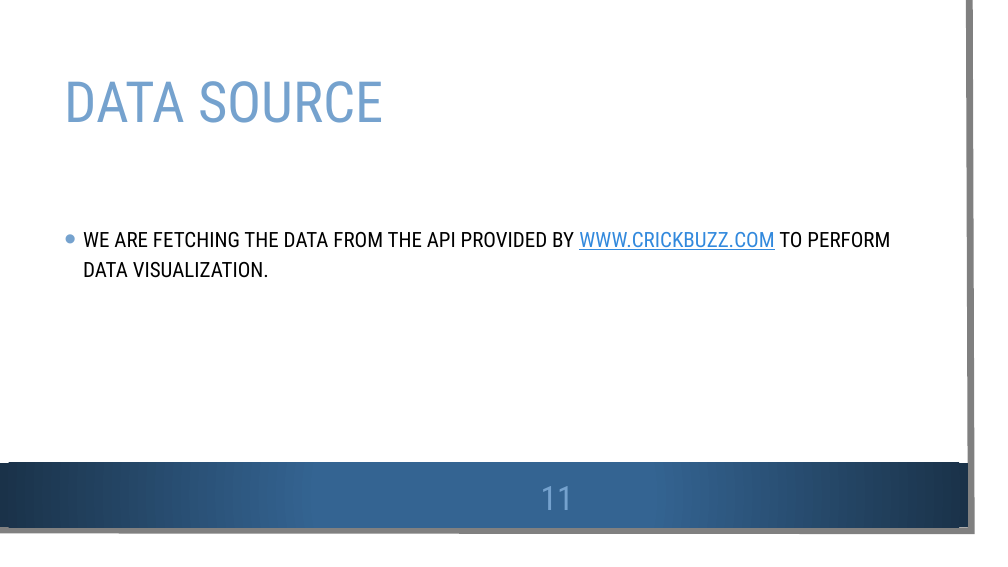
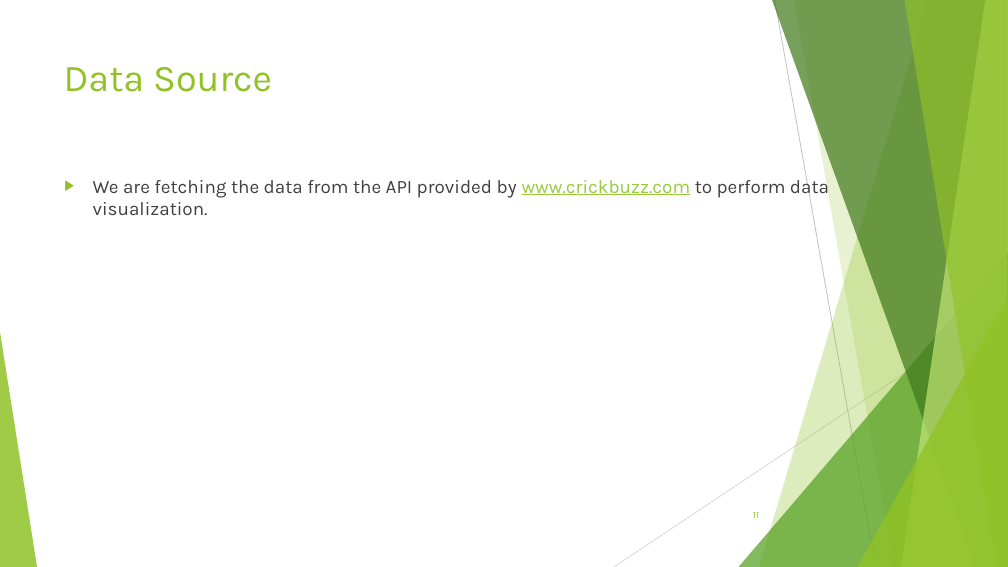
Before and after one commit to Deepthi1003/DataEncoders, a slide deck: slide 11 of Data Encoders.pptx. Drawn at 1008x567 pixels with LibreOffice and Linux fonts; fonts in the diff are those of the drawing; background and template pictures are left out. Boxes give left, top, right and bottom in pixels: in the first picture for what was removed or moved away, otherwise in the second. Text is boxed around its words. In the diff, an @@ line names an element or a change of style, - is before the commit and + after.

Commit message:
Added commentary_analysis.ipynb and Data Encoders.pptx

```diff
--- a/Data Encoders.pptx
+++ b/Data Encoders.pptx
@@ rectangle removed at [0,0,991,550] @@
@@ freeform shape removed at [0,0,972,531] @@
@@ title "Data Source" at [64,67,272,92]: vertical alignment middle to top @@
@@ title at [64,67,272,92]: text changed; size 54 to 36 pt; font Roboto Condensed to Karla; text colour #75A2CE to #90C226 @@
-DATA SOURCE
+Data Source
@@ text "We are fetching the data ..." at [93,176,829,215]: vertical alignment middle to top @@
@@ text at [93,176,829,215]: text changed; size 20 to 18 pt; font Roboto Condensed to Karla; text colour #000000 to #404040 @@
-• WE ARE FETCHING THE DATA FROM THE API PROVIDED BY WWW.CRICKBUZZ.COM TO PERFORM DATA VISUALIZATION.
+▶ We are fetching the data from the API provided by www.crickbuzz.com to perform data visualization.
@@ group added at [0,0,1008,567]: 5 freeform shapes, 3 triangles, 2 lines @@
@@ rectangle removed at [0,463,968,527] @@
@@ page number: place and size @@
-page number at [541,486,574,510]
+page number at [753,512,759,518]
@@ page number at [753,512,759,518]: size 32 to 9 pt, font Roboto Condensed to Karla, text colour #75A2CE to #90C226; alignment centre to right @@
```
Also in this commit, not shown: 15 other slides changed, 1 other file.
